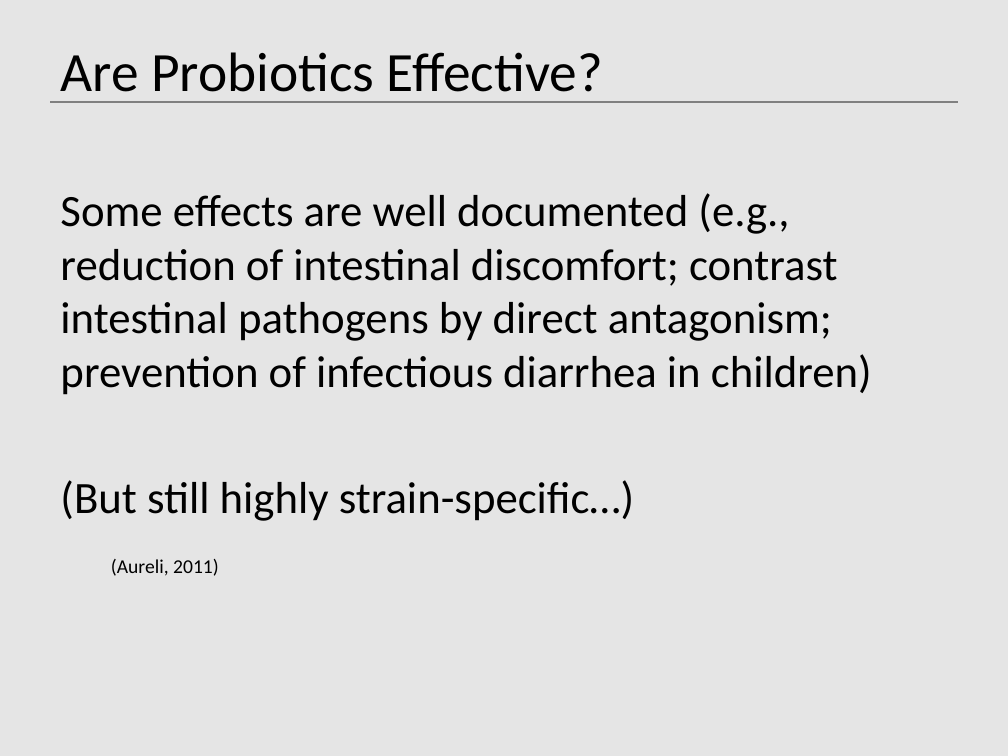
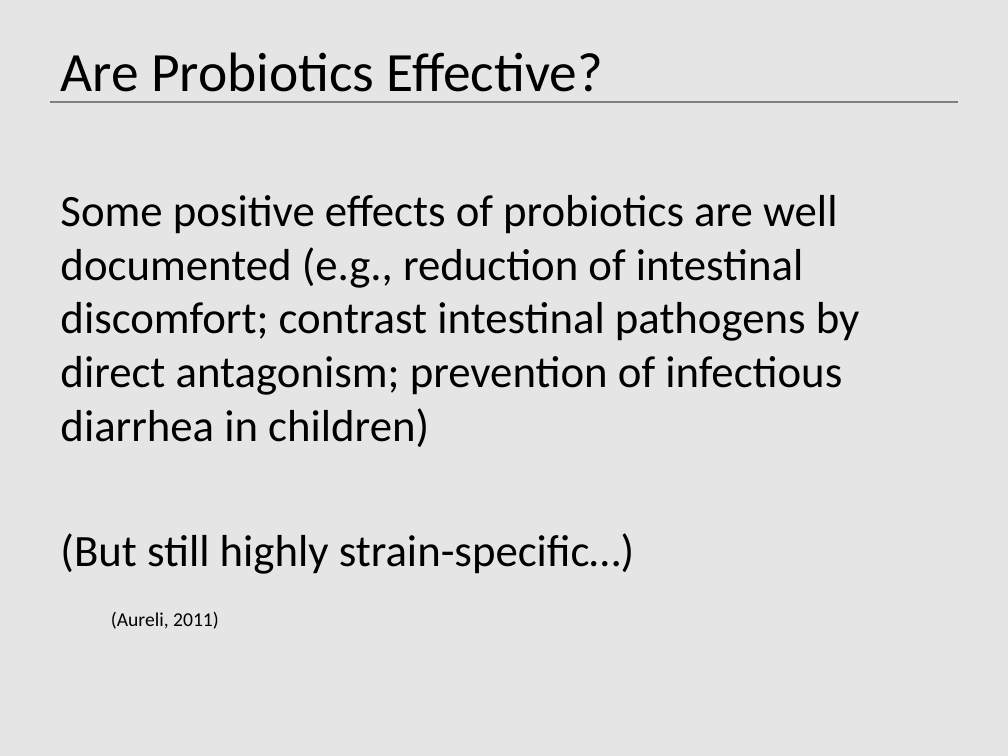
Before and after one commit to digideskio/graduateWork, a slide deck: slide 6 of Courses/TBMH 5054/Presentations/01_20_2015.pptx (slide 4 before the commit). Drawn at 1008x756 pixels with LibreOffice and Linux fonts; fonts in the diff are those of the drawing. Boxes give left, top, right and bottom in pixels: in the first picture for what was removed or moved away, otherwise in the second. Text is boxed around its words. In the diff, an @@ line names an element or a change of style, - is before the commit and + after.

```diff
--- a/Courses/TBMH 5054/Presentations/01_20_2015.pptx
+++ b/Courses/TBMH 5054/Presentations/01_20_2015.pptx
@@ text at bbox=[60, 195, 860, 447]: text changed @@
-Some effects are well documented (e.g., reduction of intestinal discomfort; contrast intestinal pathogens by direct antagonism; prevention of infectious diarrhea in children)
+Some positive effects of probiotics are well documented (e.g., reduction of intestinal discomfort; contrast intestinal pathogens by direct antagonism; prevention of infectious diarrhea in children)
```
Also in this commit, not shown: 6 other slides changed, 1 slide removed.
